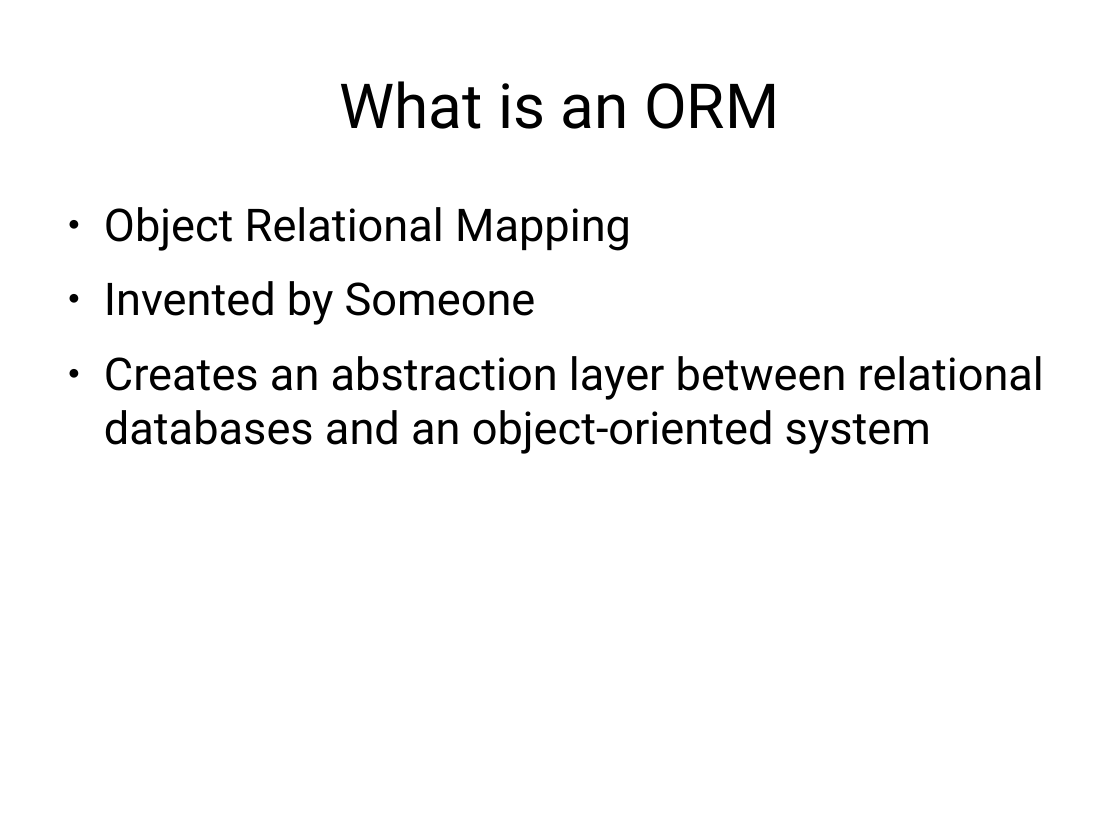
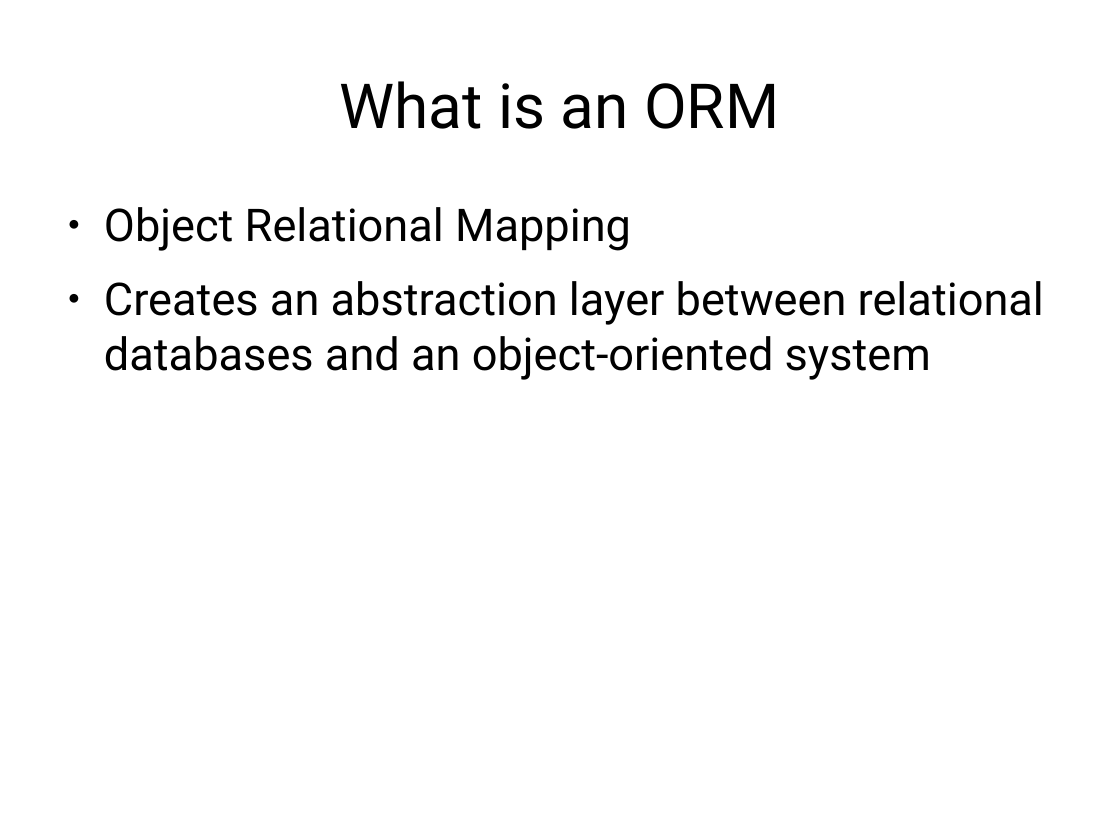
Before and after one commit to erezschatz/Presentation, a slide deck: slide 2 of dbix-class.odp. Drawn at 1120x840 pixels with LibreOffice and Linux fonts; fonts in the diff are those of the drawing. Boxes give left, top, right and bottom in pixels: in the first picture for what was removed or moved away, otherwise in the second. Text is boxed around its words. In the diff, an @@ line names an element or a change of style, - is before the commit and + after.

```diff
--- a/dbix-class.odp
+++ b/dbix-class.odp
@@ text at [104, 281, 536, 325]: paragraph removed @@
-● Invented by Someone
```
Also in this commit, not shown: 3 other slides changed, 6 slides added, 2 slides removed, 1 other file.
